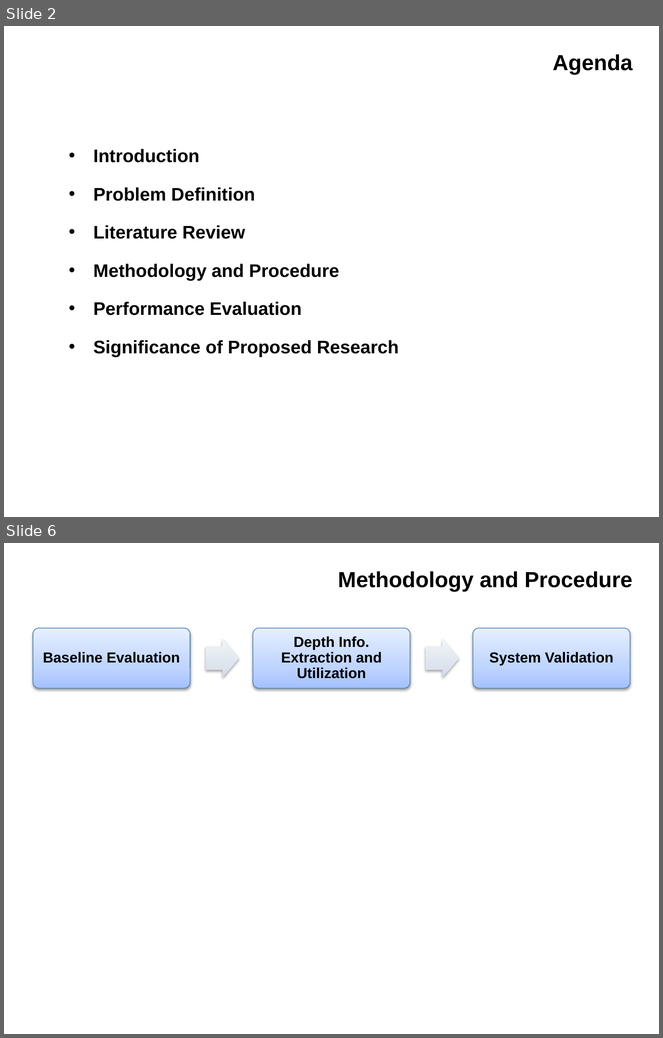
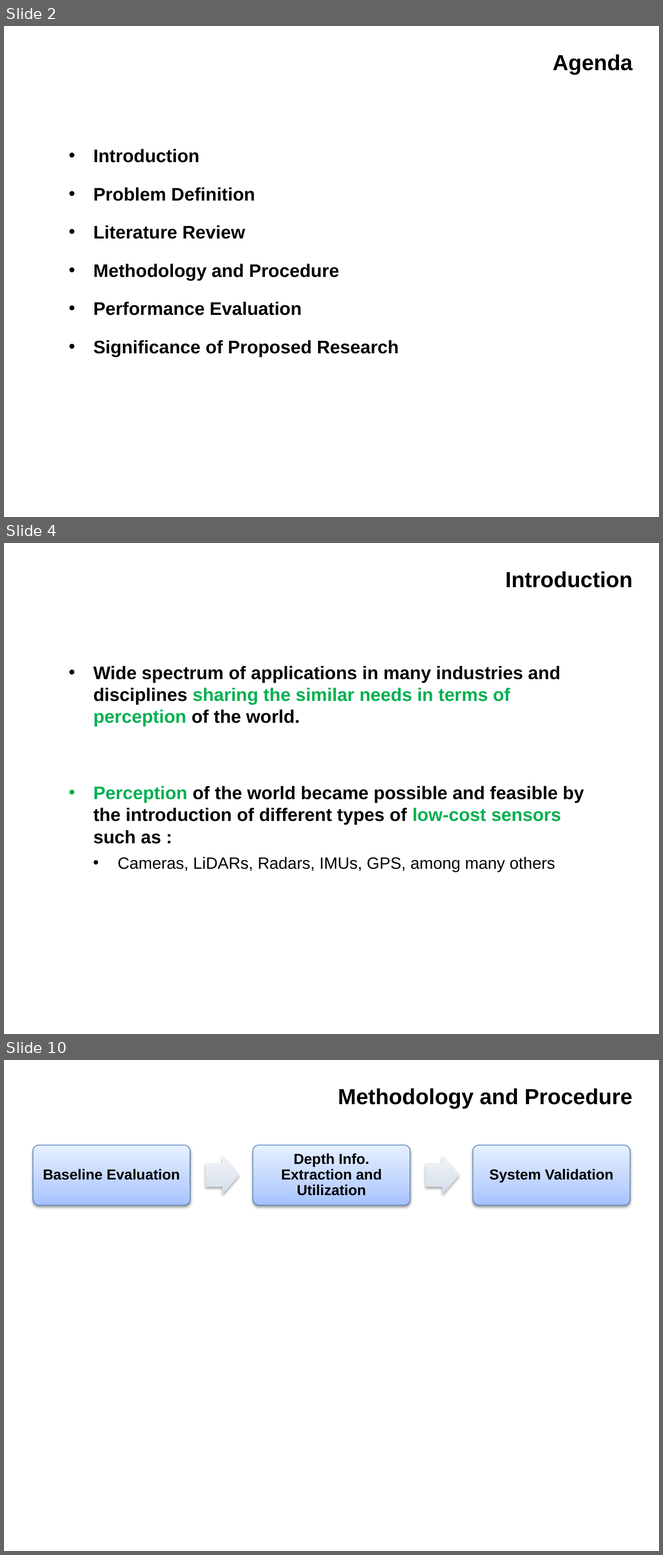
Before and after one commit to IslamAAli/ORBSLAM_RTABmap, a slide deck: Presentation/CMPUT631-ProjectProposal-V0P1.pptx. Shown one above the other, each under a label of ours: slides 2 and 6 before the commit, slides 2, 4 and 10 after it; the slides between them are not shown. The pictures are 663x1038 and 663x1555 pixels, drawn with LibreOffice and Linux fonts; fonts in the diff are those of the drawing; background and template pictures are left out. Boxes give left, top, right and bottom in pixels: in the first picture for what was removed or moved away, otherwise in the second. Text is boxed around its words. In the diff, an @@ line names an element or a change of style, - is before the commit and + after.

```diff
--- a/Presentation/CMPUT631-ProjectProposal-V0P1.pptx
+++ b/Presentation/CMPUT631-ProjectProposal-V0P1.pptx
@@ slide 4 added at bbox=[4, 543, 659, 1034], background #FFFFFF @@
@@ title added at bbox=[505, 571, 633, 588], 24 pt, text #000000, bold @@
+Introduction
@@ text added at bbox=[93, 666, 584, 872], 20 pt, text #000000, bold @@
+• Wide spectrum of applications in many industries and disciplines sharing the similar needs in terms of perception of the world.
+• Perception of the world became possible and feasible by the introduction of different types of low-cost sensors such as :
+  • Cameras, LiDARs, Radars, IMUs, GPS, among many others
@@ what was slide 6 is now slide 10 @@
```
Also in this commit, not shown: 1 slide changed, 5 other slides added, 2 slides removed.
